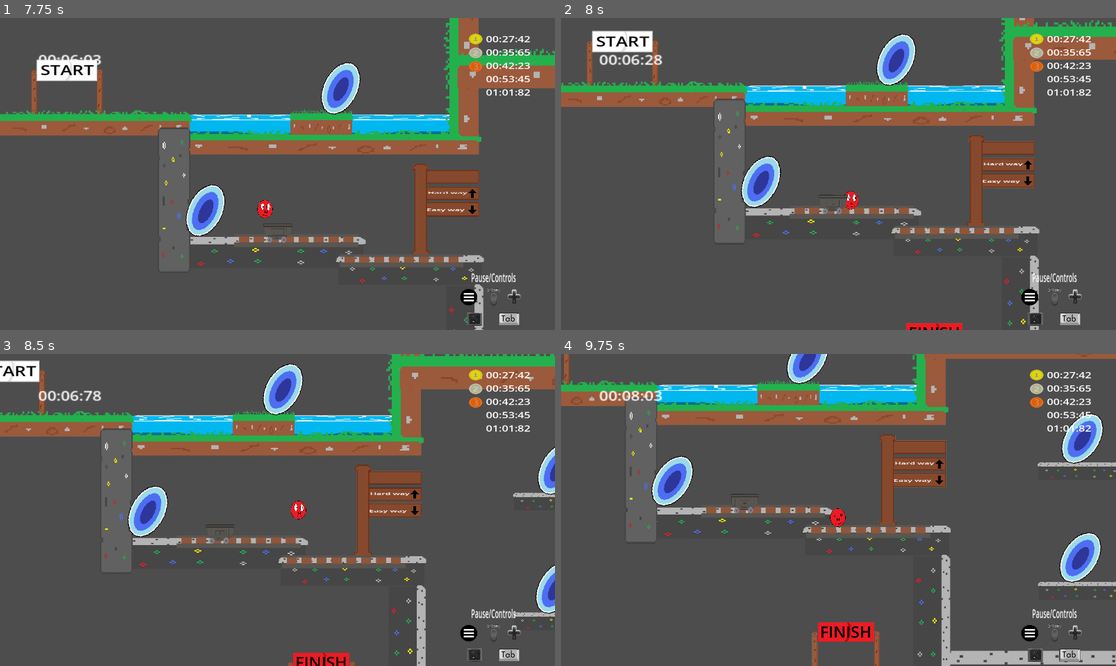
Above: before the commit, frames 1-4 (two rows, left to right).
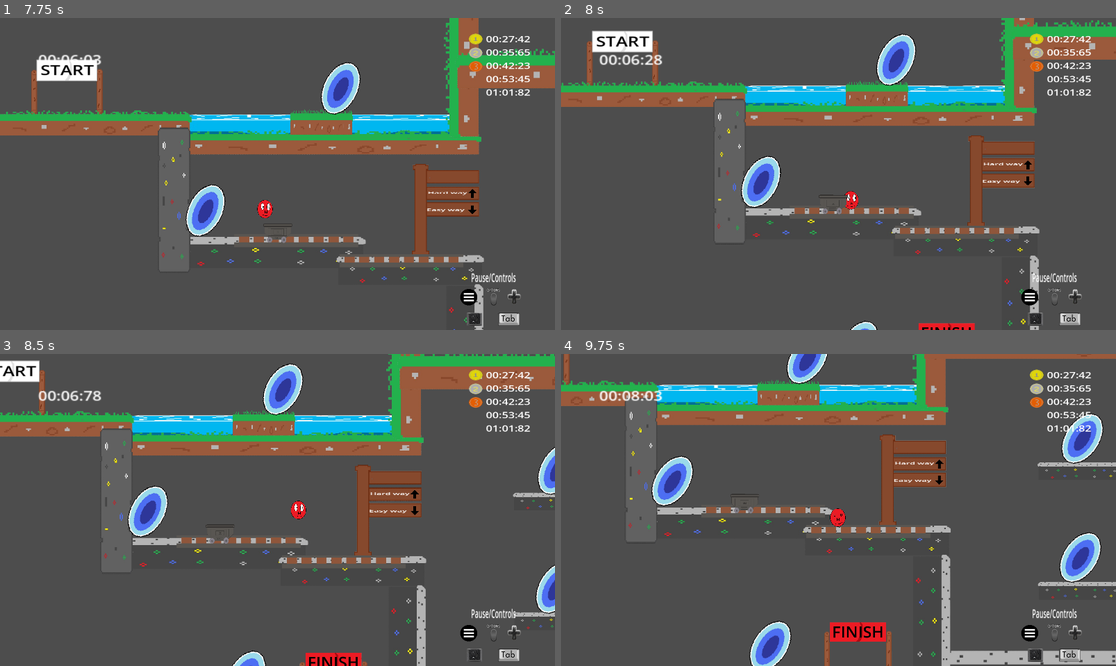
Above: after the commit, the same moments.

Repository: Mahnwe/TheBallThatWasUwU
Game: Godot game, scene res://Scenes/menu.tscn
The game is run twice, just before and just after one commit, with the same random seed, the same clock (stepped at 60 frames per second) and the same inputs. Sound files missing from this copy of the repository are replaced by a short silence.
Inputs (mouse positions are in pixels of both pictures, inside the frame that each line leads up to):
- Up to frame 1 (7.75 s): click "Level 4" at 0.5 s; tap Enter at 1.25 s; move the mouse to (249, 236) at 1.27 s; hold D (move_right) 1.28-2.78 s; tap F (next_level) at 1.35, 2.3, 3.05, 3.6, 4.35, 5.3, 6.05, 6.6, 7.35 s; click (249, 236) at 1.42 s; tap Space (jump) at 1.52, 2.27, 3.77, 4.52, 5.27, 6.77, 7.52 s; move the mouse to (444, 220) at 2.02 s; tap C (close_commands) at 2.1, 5.1 s; move the mouse to (111, 127) at 2.77 s; hold A (move_left) 2.78-5.03 s; tap Shift (dash) at 2.85, 5.85 s; move the mouse to (305, 174) at 3.52 s; click (305, 174) at 3.67 s; move the mouse to (194, 96) at 4.27 s; move the mouse to (399, 158) at 5.02 s; hold D (move_right) from 5.03 s (still down); move the mouse to (166, 189) at 5.77 s; click (166, 189) at 5.92 s; move the mouse to (333, 105) at 6.52 s; move the mouse to (249, 236) at 7.27 s
- Up to frame 2 (8 s): keep holding D (move_right)
- Up to frame 3 (8.5 s): keep holding D (move_right); move the mouse to (444, 556) at 8.02 s; tap C (close_commands) at 8.1 s; click (444, 556) at 8.17 s; tap Space (jump) at 8.27 s; tap F (next_level) at 8.3 s
- Up to frame 4 (9.75 s): move the mouse to (672, 463) at 8.77 s; release D (move_right) at 8.78 s; hold A (move_left) from 8.78 s (still down); tap Shift (dash) at 8.85 s; tap F (next_level) at 9.05, 9.6 s; move the mouse to (866, 510) at 9.52 s

Frame 1 is identical in both runs. In frame 2, 0.3% of the frame differs, in the area x 52-75%, y 96-100%; in frame 3, 0.6%; in frame 4, 1.7%, in the area x 33-60%, y 85-100%.

Commit message:
Level 4 : Finish work on level design

Diff:
--- a/Scenes/finish.tscn
+++ b/Scenes/finish.tscn
@@ -7,7 +7,7 @@
 size = Vector2(351, 239)
 
 [sub_resource type="RectangleShape2D" id="RectangleShape2D_exy7e"]
-size = Vector2(369, 242)
+size = Vector2(355, 242)
 
 [node name="Finish" type="StaticBody2D"]
 script = ExtResource("1_srp80")
@@ -35,7 +35,7 @@
 [node name="Area2D" type="Area2D" parent="."]
 
 [node name="CollisionShape2D" type="CollisionShape2D" parent="Area2D"]
-position = Vector2(-1.5, -2)
+position = Vector2(-3.5, -2)
 shape = SubResource("RectangleShape2D_exy7e")
 
 [node name="WellDoneLabel" type="Label" parent="."]
--- a/Scenes/level4.tscn
+++ b/Scenes/level4.tscn
@@ -58,6 +58,42 @@
 }
 point_count = 5
 
+[sub_resource type="Curve2D" id="Curve2D_47ko0"]
+_data = {
+"points": PackedVector2Array(0, 0, 0, 0, -3832, -66, 0, 0, 0, 0, -3732, -67, 0, 0, 0, 0, -3652, -68, 0, 0, 0, 0, -3560, -67, 0, 0, 0, 0, -3829, -67, 0, 0, 0, 0, -3832, -66)
+}
+point_count = 6
+
+[sub_resource type="Curve2D" id="Curve2D_648qa"]
+_data = {
+"points": PackedVector2Array(0, 0, 0, 0, -3112, -69, 0, 0, 0, 0, -3204, -69, 0, 0, 0, 0, -3276, -69, 0, 0, 0, 0, -3354, -68, 0, 0, 0, 0, -3422, -68, 0, 0, 0, 0, -3112, -69)
+}
+point_count = 6
+
+[sub_resource type="Curve2D" id="Curve2D_6c4f5"]
+_data = {
+"points": PackedVector2Array(0, 0, 0, 0, -3009, -125, 0, 0, 0, 0, -3009, -253, 0, 0, 0, 0, -3009, -330, 0, 0, 0, 0, -3009, -408, 0, 0, 0, 0, -3009, -479, 0, 0, 0, 0, -3009, -168)
+}
+point_count = 6
+
+[sub_resource type="Curve2D" id="Curve2D_x0reo"]
+_data = {
+"points": PackedVector2Array(0, 0, 0, 0, -3219, -355, 0, 0, 0, 0, -3319, -353, 0, 0, 0, 0, -3411, -352, 0, 0, 0, 0, -3496, -353, 0, 0, 0, 0, -3578, -353, 0, 0, 0, 0, -3219, -355)
+}
+point_count = 6
+
+[sub_resource type="Curve2D" id="Curve2D_c3mgp"]
+_data = {
+"points": PackedVector2Array(0, 0, 0, 0, -4071, -349, 0, 0, 0, 0, -3992, -350, 0, 0, 0, 0, -3928, -349, 0, 0, 0, 0, -3855, -349, 0, 0, 0, 0, -3763, -350, 0, 0, 0, 0, -3693, -350, 0, 0, 0, 0, -4071, -349)
+}
+point_count = 7
+
+[sub_resource type="Curve2D" id="Curve2D_q6wn7"]
+_data = {
+"points": PackedVector2Array(0, 0, 0, 0, -4148, -751, 0, 0, 0, 0, -4149, -640, 0, 0, 0, 0, -4151, -526, 0, 0, 0, 0, -4149, -436, 0, 0, 0, 0, -4148, -751)
+}
+point_count = 5
+
 [node name="level4" type="Node2D"]
 script = ExtResource("1_aw8g7")
 
@@ -71,7 +107,6 @@
 scale = Vector2(0.717345, 0.442253)
 
 [node name="Pause" parent="Player" instance=ExtResource("3_cxj1m")]
-visible = false
 offset_left = -692.833
 offset_top = -669.3
 offset_right = -692.833
@@ -202,8 +237,8 @@
 skew = 0.00281227
 
 [node name="platform7" parent="." instance=ExtResource("9_ujhmm")]
-position = Vector2(-2374, -788)
-scale = Vector2(0.640007, 1)
+position = Vector2(-2426, -788)
+scale = Vector2(0.694417, 1)
 
 [node name="platform9" parent="." instance=ExtResource("9_ujhmm")]
 position = Vector2(-4644, 254)
@@ -252,12 +287,12 @@
 scale = Vector2(1.56, 1)
 
 [node name="platform14" parent="." instance=ExtResource("9_ujhmm")]
-position = Vector2(-4239, 285)
+position = Vector2(-4252, 306)
 rotation = -1.31841
-scale = Vector2(0.460603, 1)
+scale = Vector2(0.566812, 1)
 
 [node name="platform15" parent="." instance=ExtResource("9_ujhmm")]
-position = Vector2(-3070, 69)
+position = Vector2(-3073, 69)
 rotation = -1.5708
 scale = Vector2(0.88, 0.8)
 
@@ -343,7 +378,7 @@
 position = Vector2(-4089, -1083)
 
 [node name="platform10" parent="." instance=ExtResource("9_ujhmm")]
-position = Vector2(-2822, -673)
+position = Vector2(-2638, -295)
 scale = Vector2(0.329639, 0.667853)
 
 [node name="Cannon" parent="." groups=["cannon_group"] instance=ExtResource("20_lku4j")]
@@ -403,11 +438,10 @@
 scale = Vector2(0.266282, 0.192662)
 
 [node name="Finish" parent="." instance=ExtResource("18_rc5ql")]
-position = Vector2(-2142, -774)
+position = Vector2(-2112, -774)
 scale = Vector2(0.479996, 0.56)
 
 [node name="FinishUI" parent="Finish" instance=ExtResource("19_mmpto")]
-visible = false
 
 [node name="Cannon4" parent="." groups=["cannon_group"] instance=ExtResource("20_lku4j")]
 position = Vector2(-3941, -1506)
@@ -431,6 +465,84 @@
 [node name="SavePoint2" parent="." instance=ExtResource("21_w7q8s")]
 position = Vector2(-3937, -74)
 scale = Vector2(0.58183, 0.520863)
+
+[node name="Path2D6" type="Path2D" parent="."]
+curve = SubResource("Curve2D_47ko0")
+
+[node name="PathFollow2D" type="PathFollow2D" parent="Path2D6"]
+position = Vector2(-3832, -66)
+rotation = -0.00999967
+rotates = false
+
+[node name="Spike" parent="Path2D6/PathFollow2D" groups=["spike_on_patrol"] instance=ExtResource("7_p558y")]
+position = Vector2(-30.6485, -35.3082)
+scale = Vector2(0.398133, 0.2002)
+
+[node name="Path2D7" type="Path2D" parent="."]
+curve = SubResource("Curve2D_648qa")
+
+[node name="PathFollow2D" type="PathFollow2D" parent="Path2D7"]
+position = Vector2(-3112, -69)
+rotation = 3.14159
+rotates = false
+
+[node name="Spike" parent="Path2D7/PathFollow2D" groups=["spike_on_patrol"] instance=ExtResource("7_p558y")]
+position = Vector2(-31, -25)
+scale = Vector2(0.398133, 0.2002)
+
+[node name="Path2D8" type="Path2D" parent="."]
+curve = SubResource("Curve2D_6c4f5")
+
+[node name="PathFollow2D" type="PathFollow2D" parent="Path2D8"]
+position = Vector2(-3009, -125)
+rotation = -1.5708
+rotates = false
+
+[node name="Spike" parent="Path2D8/PathFollow2D" groups=["spike_on_patrol"] instance=ExtResource("7_p558y")]
+position = Vector2(-34, -36)
+scale = Vector2(0.398133, 0.2002)
+
+[node name="Path2D9" type="Path2D" parent="."]
+curve = SubResource("Curve2D_x0reo")
+
+[node name="PathFollow2D" type="PathFollow2D" parent="Path2D9"]
+position = Vector2(-3219, -355)
+rotation = -3.13159
+rotates = false
+
+[node name="Spike" parent="Path2D9/PathFollow2D" groups=["spike_on_patrol"] instance=ExtResource("7_p558y")]
+position = Vector2(-35.3382, -33.6483)
+scale = Vector2(0.488281, 0.259441)
+
+[node name="Path2D10" type="Path2D" parent="."]
+curve = SubResource("Curve2D_c3mgp")
+
+[node name="PathFollow2D" type="PathFollow2D" parent="Path2D10"]
+position = Vector2(-4071, -349)
+rotation = -0.0126576
+rotates = false
+
+[node name="Spike" parent="Path2D10/PathFollow2D" groups=["spike_on_patrol"] instance=ExtResource("7_p558y")]
+position = Vector2(-37.44, -44.4774)
+scale = Vector2(0.488281, 0.259441)
+
+[node name="Path2D11" type="Path2D" parent="."]
+curve = SubResource("Curve2D_q6wn7")
+
+[node name="PathFollow2D" type="PathFollow2D" parent="Path2D11"]
+position = Vector2(-4148, -751)
+rotation = 1.57981
+rotates = false
+
+[node name="Spike" parent="Path2D11/PathFollow2D" groups=["spike_on_patrol"] instance=ExtResource("7_p558y")]
+position = Vector2(-37.3769, -41.665)
+scale = Vector2(0.488281, 0.259441)
+
+[node name="FinishPortal" parent="." instance=ExtResource("8_cv4mv")]
+position = Vector2(-2489, -311)
+
+[node name="FinishPortal2" parent="." instance=ExtResource("8_cv4mv")]
+position = Vector2(-2330, -787)
 
 [connection signal="player_exited_start_area" from="StartArea" to="." method="_on_start_area_player_exited_start_area"]
 [connection signal="continue_is_clicked" from="Player/Pause" to="." method="_on_pause_continue_is_clicked"]
@@ -457,3 +569,10 @@
 [connection signal="player_dead_by_cannon_ball" from="Cannon6" to="." method="_on_cannon_player_dead_by_cannon_ball"]
 [connection signal="player_entered" from="SavePoint" to="." method="_on_save_point_player_entered"]
 [connection signal="player_entered" from="SavePoint2" to="." method="_on_save_point_player_entered"]
+[connection signal="spike_hit" from="Path2D6/PathFollow2D/Spike" to="." method="_on_spike_spike_hit"]
+[connection signal="spike_hit" from="Path2D7/PathFollow2D/Spike" to="." method="_on_spike_spike_hit"]
+[connection signal="spike_hit" from="Path2D8/PathFollow2D/Spike" to="." method="_on_spike_spike_hit"]
+[connection signal="spike_hit" from="Path2D9/PathFollow2D/Spike" to="." method="_on_spike_spike_hit"]
+[connection signal="spike_hit" from="Path2D10/PathFollow2D/Spike" to="." method="_on_spike_spike_hit"]
+[connection signal="spike_hit" from="Path2D11/PathFollow2D/Spike" to="." method="_on_spike_spike_hit"]
+[connection signal="body_entered" from="FinishPortal" to="." method="_on_finish_portal_body_entered"]
Not shown: 1 places in Scenes/level4.tscn that only renumber resources
